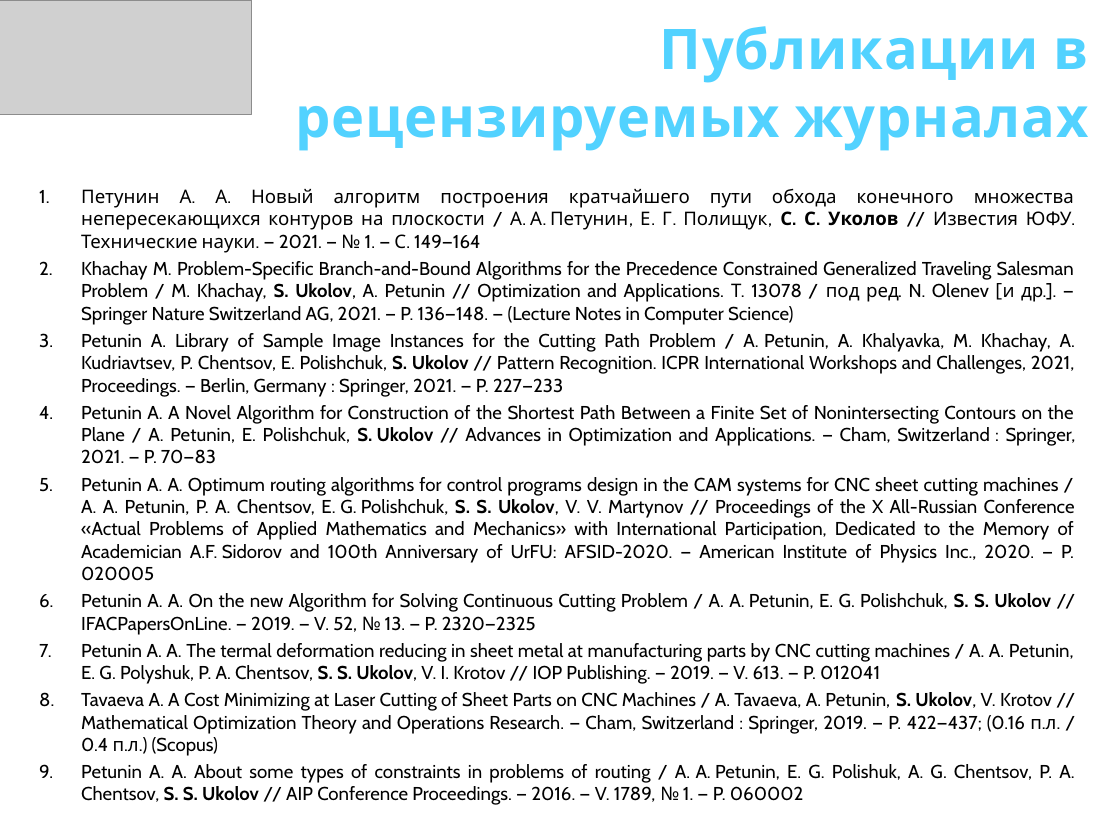
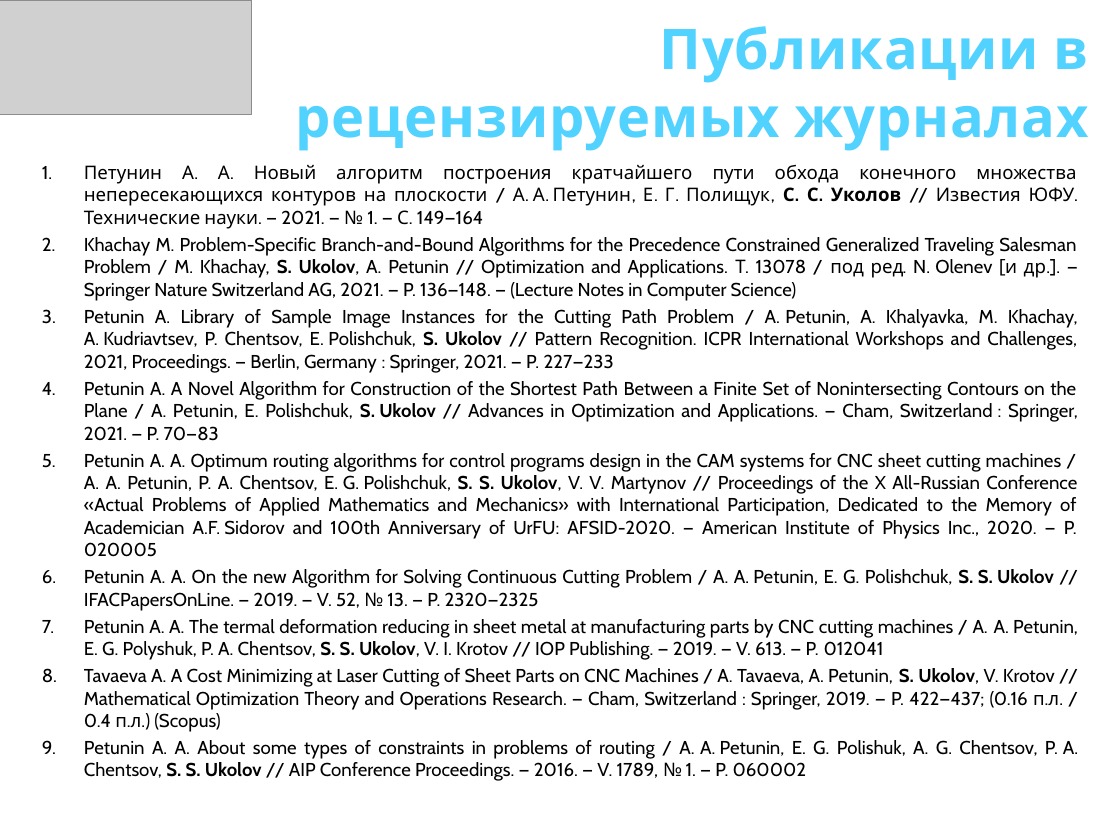
Before and after one commit to ukoloff/these, a slide deck: slide 7 of docx/К заседанию/30 Доклад.pptx (slide 8 before the commit). Drawn at 1120x840 pixels with LibreOffice and Linux fonts; fonts in the diff are those of the drawing; grey boxes stand for pictures. Boxes give left, top, right and bottom in pixels: in the first picture for what was removed or moved away, otherwise in the second. Text is boxed around its words. In the diff, an @@ line names an element or a change of style, - is before the commit and + after.

```diff
--- a/docx/К заседанию/30 Доклад.pptx
+++ b/docx/К заседанию/30 Доклад.pptx
@@ text "Петунин А. А. Новый алгоритм ...": place and size @@
-text "Петунин А. А. Новый алгоритм ..." at (81,188,1076,805)
+text "Петунин А. А. Новый алгоритм ..." at (84,165,1078,781)
```
Also in this commit, not shown: 1 other slide changed, 1 slide removed.
